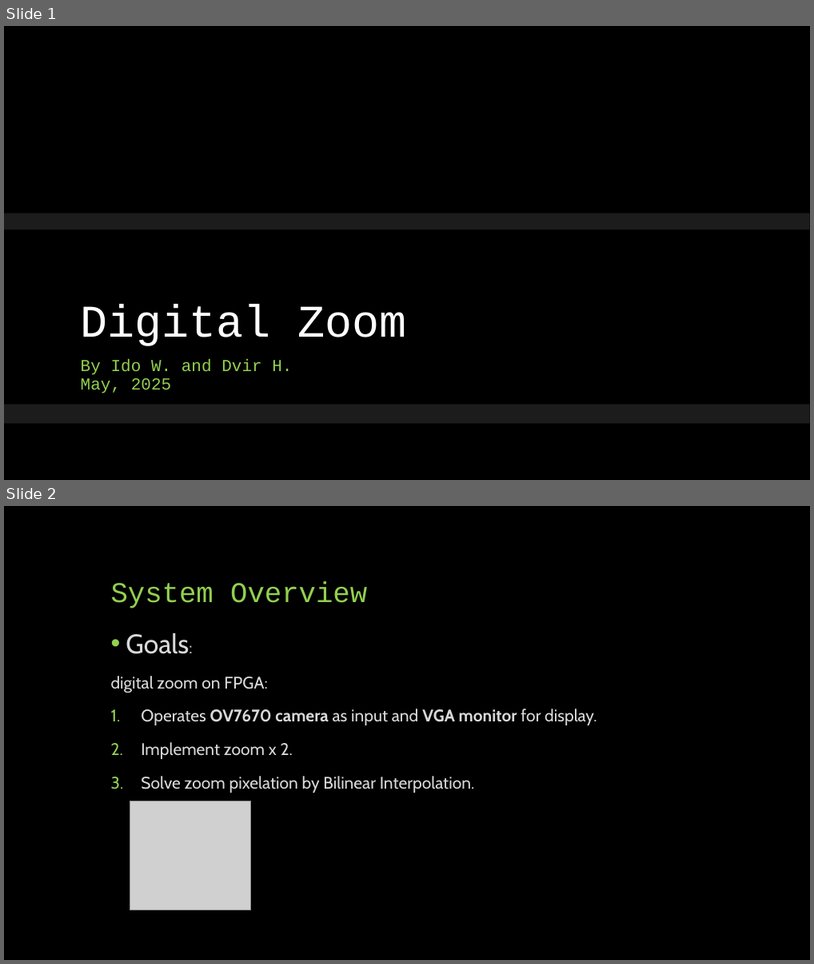
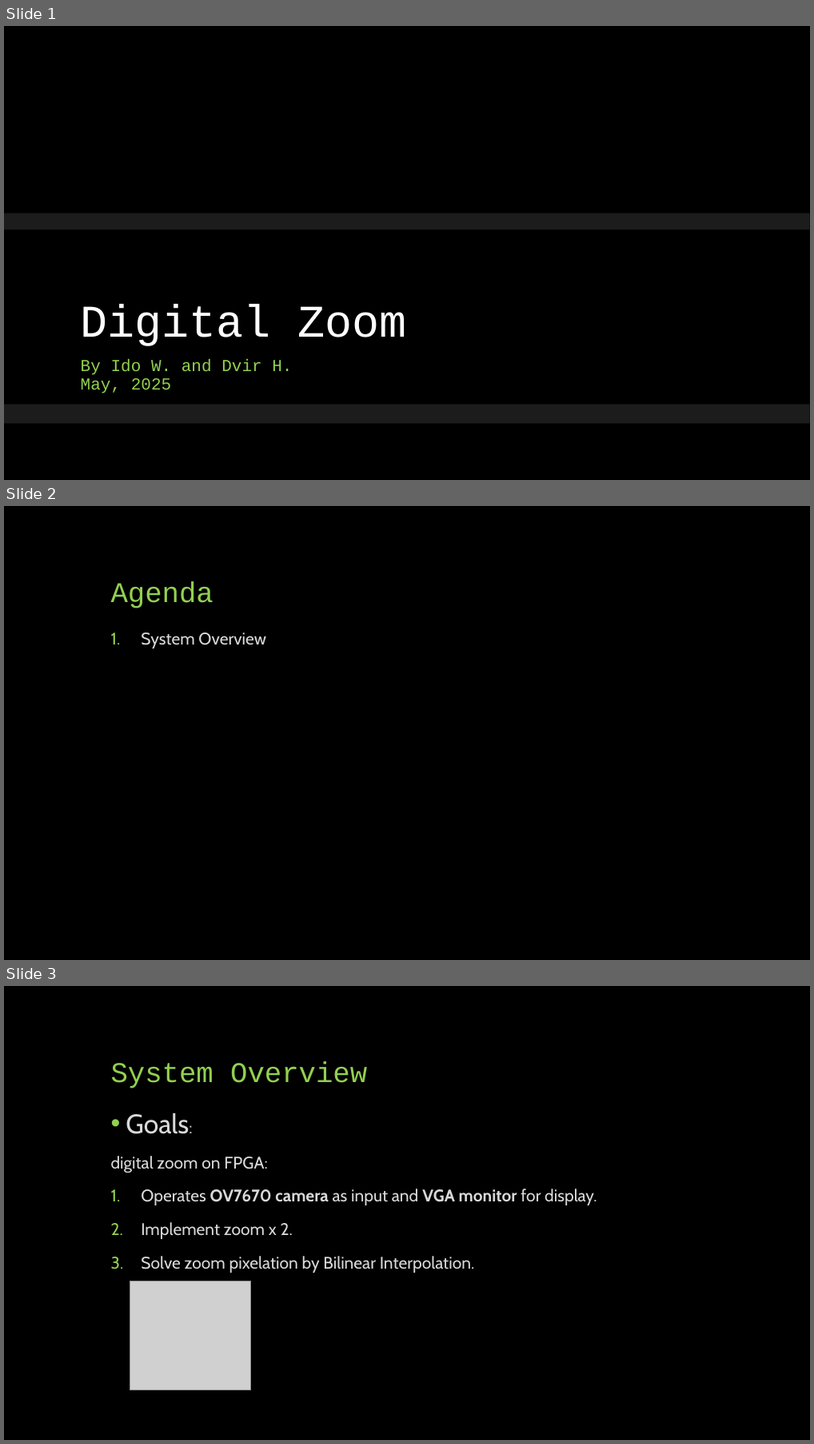
Before and after one commit to idowein/FPGA-image-interpolator, a slide deck: datasheets/Digital Zoom presentation.pptx. Shown one above the other, each under a label of ours: slides 1 and 2 before the commit, slides 1, 2 and 3 after it. The pictures are 814x964 and 814x1444 pixels, drawn with LibreOffice and Linux fonts; fonts in the diff are those of the drawing; grey boxes stand for pictures; background and template pictures are left out. Boxes give left, top, right and bottom in pixels: in the first picture for what was removed or moved away, otherwise in the second. Text is boxed around its words. In the diff, an @@ line names an element or a change of style, - is before the commit and + after.

```diff
--- a/datasheets/Digital Zoom presentation.pptx
+++ b/datasheets/Digital Zoom presentation.pptx
@@ slide 2 added at [4,506,810,960], background #000000 @@
@@ title added at [111,582,214,608], 34 pt, text #92D050 @@
+Agenda
@@ text added at [141,632,266,648], 20 pt, text #D9D9D9 @@
+1. System Overview
@@ what was slide 2 is now slide 3 @@
```
Also in this commit, not shown: 6 slides changed, 5 other slides added, 3 slides removed, 5 other files.
